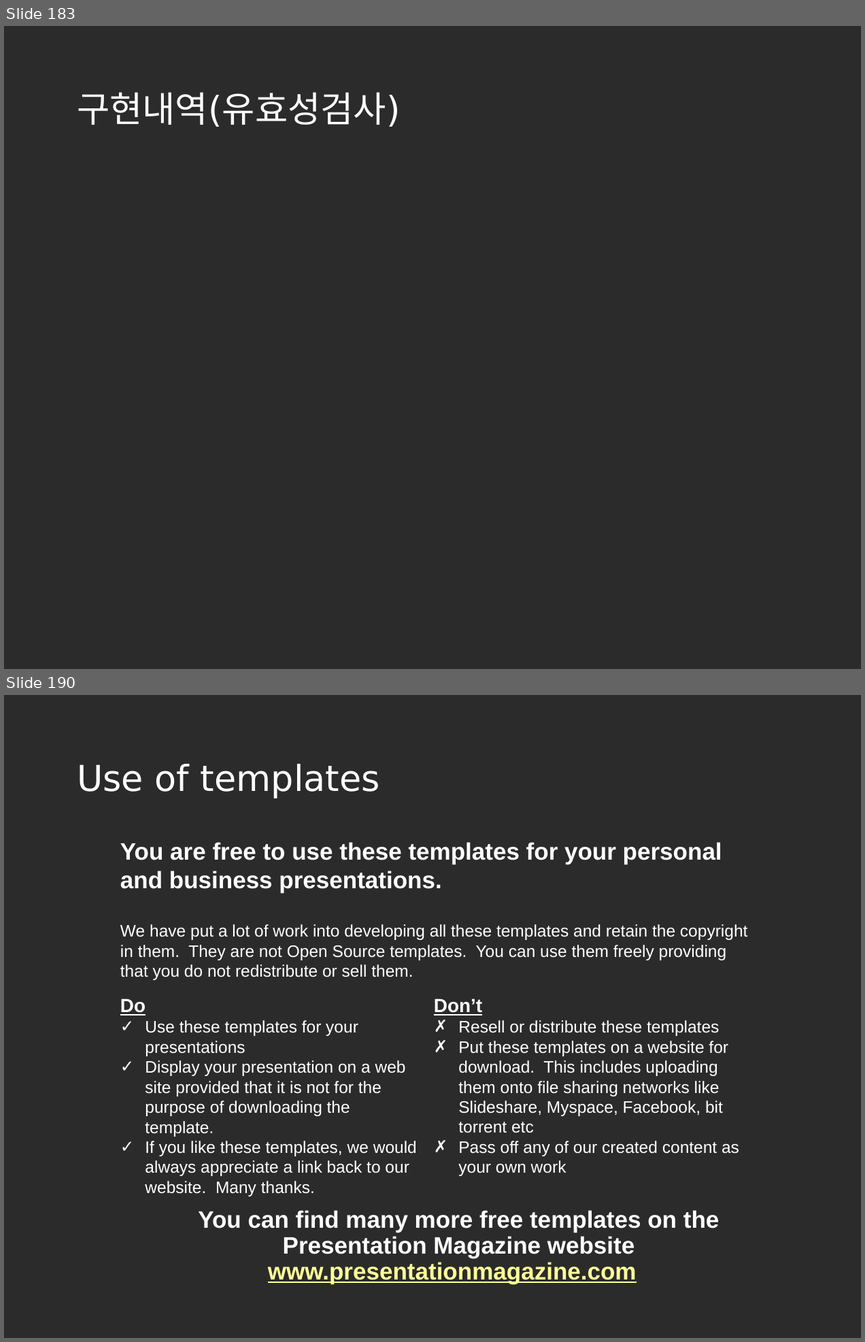
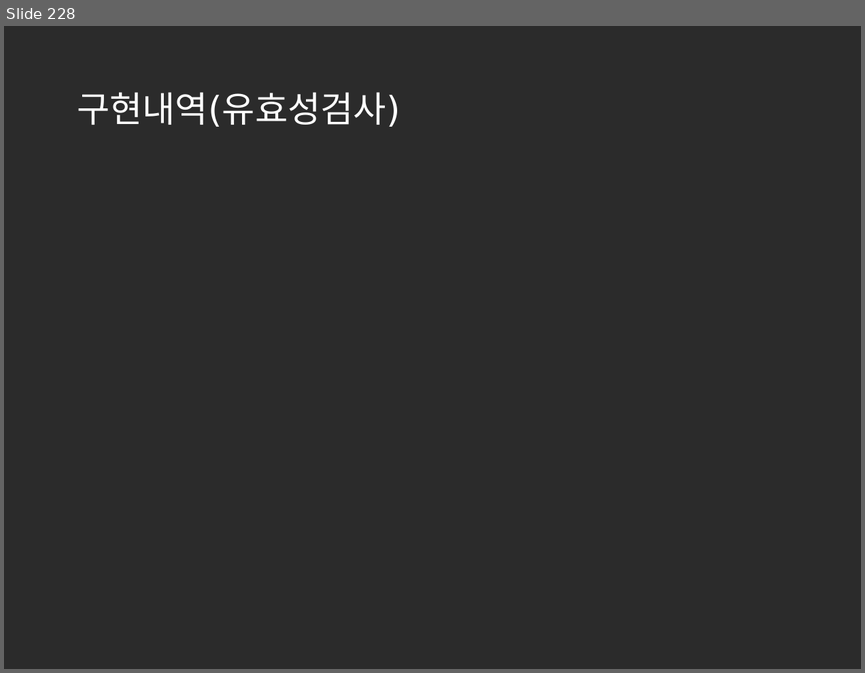
Before and after one commit to korea600/useful, a slide deck: Useful/UML/Presentation/useful_ppt_초안(수정중).pptx. Shown one above the other, each under a label of ours: slides 183 and 190 before the commit, slide 228 after it; the slides between them are not shown. The pictures are 865x1342 and 865x673 pixels, drawn with LibreOffice and Linux fonts; fonts in the diff are those of the drawing; background and template pictures are left out; a plain dark background stands for a picture behind light text. Boxes give left, top, right and bottom in pixels: in the first picture for what was removed or moved away, otherwise in the second. Text is boxed around its words. In the diff, an @@ line names an element or a change of style, - is before the commit and + after.

```diff
--- a/Useful/UML/Presentation/useful_ppt_초안(수정중).pptx
+++ b/Useful/UML/Presentation/useful_ppt_초안(수정중).pptx
@@ slide 190 removed at bbox=[4, 695, 861, 1338], background picture (left out) @@
@@ title removed at bbox=[77, 764, 380, 798] @@
-Use of templates
@@ text removed at bbox=[120, 842, 722, 893] @@
-You are free to use these templates for your personal and business presentations.
@@ text removed at bbox=[120, 924, 748, 980] @@
-We have put a lot of work into developing all these templates and retain the copyright in them. They are not Open Source templates. You can use them freely providing that you do not redistribute or sell them.
@@ text removed at bbox=[120, 998, 417, 1196] @@
-Do
-✓ Use these templates for your presentations
-✓ Display your presentation on a web site provided that it is not for the purpose of downloading the template.
-✓ If you like these templates, we would always appreciate a link back to our website. Many thanks.
@@ text removed at bbox=[434, 998, 739, 1176] @@
-Don’t
-✗ Resell or distribute these templates
-✗ Put these templates on a website for download. This includes uploading them onto file sharing networks like Slideshare, Myspace, Facebook, bit torrent etc
-✗ Pass off any of our created content as your own work
@@ text removed at bbox=[198, 1210, 719, 1284] @@
-  You can find many more free templates on the Presentation Magazine website www.presentationmagazine.com
@@ what was slide 183 is now slide 228 @@
```
Also in this commit, not shown: 1 slide changed, 45 slides added, 6 other slides removed.
